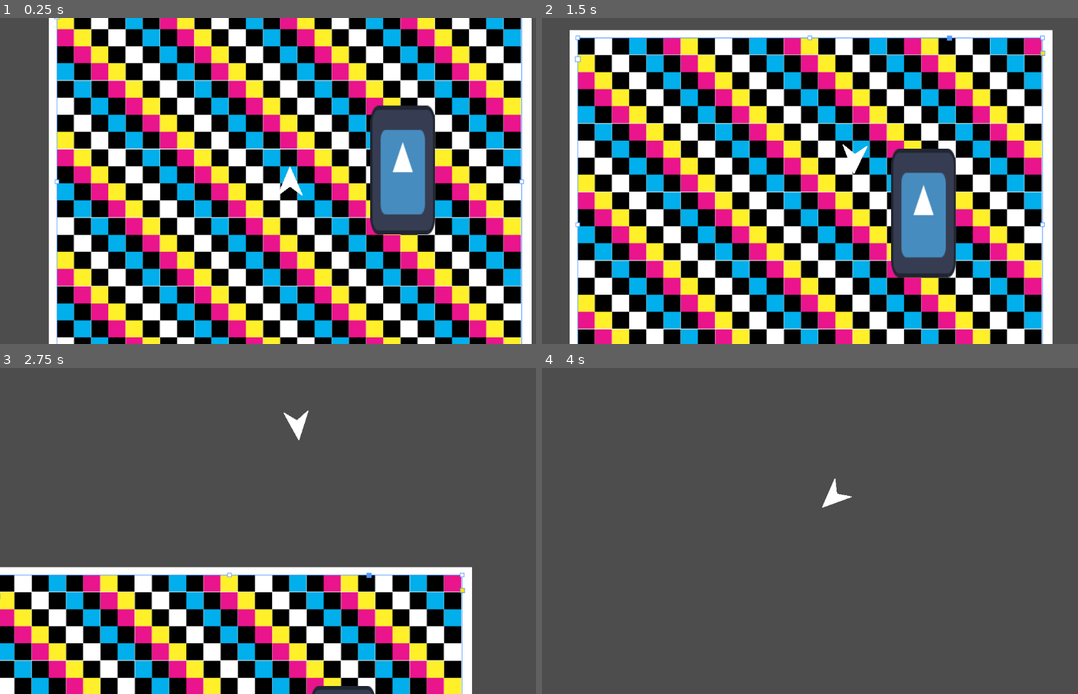
Above: before the commit, frames 1-4 (two rows, left to right).
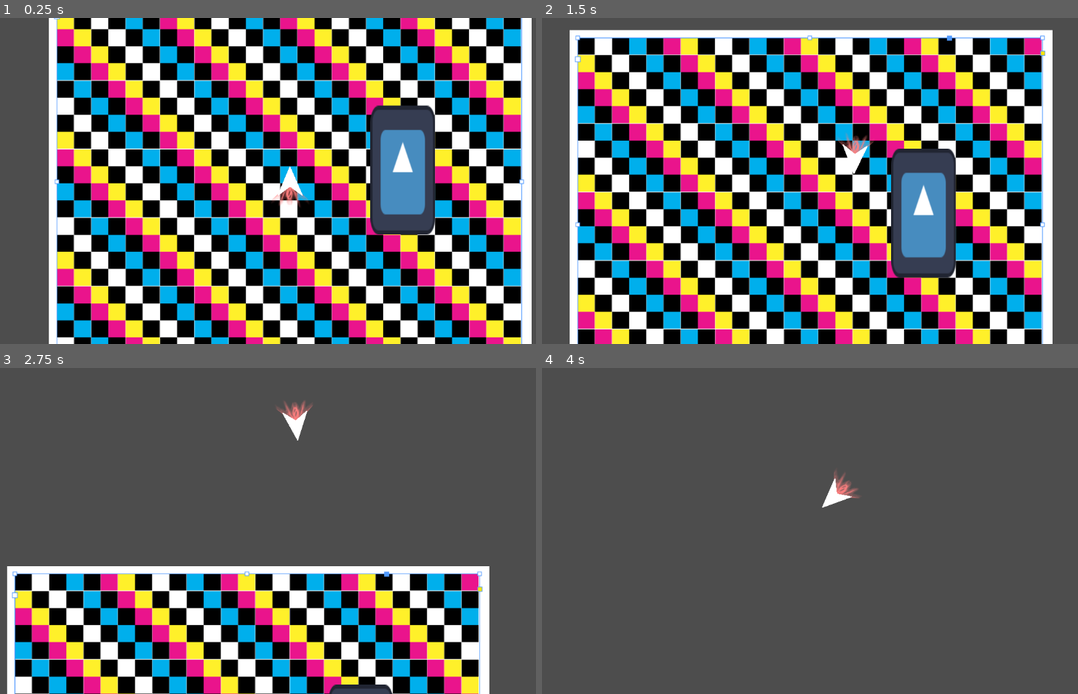
Above: after the commit, the same moments.

Repository: ParadoxArcher/Angle_Advantage
Game: Godot game, scene res://Scenes/GameScene.tscn
Two runs of this game, one before a commit and one after it. Both use one fixed random seed, a clock stepped at 60 frames per second and the inputs below. The engine's default icon, where the game draws it, is replaced by a stand-in: a white triangle on a blue panel in a dark square.
Inputs:
- Up to frame 1 (0.25 s): no input
- Up to frame 2 (1.5 s): tap Enter at 0.5 s; hold D (RotateRight) 0.53-1.28 s; hold W (Boost) 0.53-1.28 s; hold S (Back) from 1.28 s (still down); tap W (Boost) at 1.35 s
- Up to frame 3 (2.75 s): release S (Back) at 2.03 s; hold D (RotateRight) from 2.03 s (still down); hold W (Boost) from 2.03 s (still down); tap Space (Dodge) at 2.1 s
- Up to frame 4 (4 s): release W (Boost) at 2.78 s; tap W (Boost) at 2.85 s; release D (RotateRight) at 3.53 s; hold A (RotateLeft) from 3.53 s (still down); hold W (Boost) from 3.53 s (still down)

The runs differ from the first frame. In frame 1, 0.2% of the frame differs, in the area x 50-58%, y 51-59%; in frame 2, 0.2%; in frame 3, 34%, in the area x 0-92%, y 10-100%; in frame 4, 0.2%.

Commit message:
vault backup: 2025-01-18 10:25:43

Diff:
--- a/zProject Files/Godot/Scenes/BoostColorVFX.gdshader
+++ b/zProject Files/Godot/Scenes/BoostColorVFX.gdshader
@@ -1,11 +1,12 @@
 shader_type canvas_item;
 
-void vertex() {
-	// Called for every vertex the material is visible on.
-}
+uniform vec4 color : source_color;
+uniform float flashState : hint_range(0, 1, .05) = .5;
 
 void fragment() {
-	// Called for every pixel the material is visible on.
+	vec4 pixelColor = texture(TEXTURE, UV);
+	COLOR =  mix(pixelColor, color, flashState);
+	COLOR.a *= pixelColor.a;
 }
 
 //void light() {
--- a/zProject Files/Godot/Scenes/Player.tscn
+++ b/zProject Files/Godot/Scenes/Player.tscn
@@ -6,10 +6,17 @@
 [ext_resource type="Texture2D" uid="uid://dvkmtnxqu82d3" path="res://Assets/Red Arrow.png" id="5_a1lun"]
 [ext_resource type="Texture2D" uid="uid://bw0kkepdb55nf" path="res://Assets/Yellow Arrow.png" id="5_o2ksf"]
 [ext_resource type="Texture2D" uid="uid://caa4c2i0dp1bm" path="res://Assets/Boost Particle.png" id="6_q13sk"]
+[ext_resource type="Shader" path="res://Scenes/BoostColorVFX.gdshader" id="7_n30hr"]
+[ext_resource type="Texture2D" uid="uid://sqqd82tdoi6m" path="res://Assets/Boost Color.png" id="8_2u4cg"]
 
 [sub_resource type="Curve" id="Curve_pdw1p"]
 _data = [Vector2(0, 0), 0.0, 0.0, 0, 0, Vector2(0.011236, 1), 0.0, 0.0, 0, 0, Vector2(0.0393258, 1), 0.0, 0.0, 0, 0, Vector2(0.0561798, 0), 0.0, 0.0, 0, 0]
 point_count = 4
+
+[sub_resource type="ShaderMaterial" id="ShaderMaterial_85f1s"]
+shader = ExtResource("7_n30hr")
+shader_parameter/color = Color(1, 0, 0, 1)
+shader_parameter/flashState = 0.5
 
 [node name="Player" type="CharacterBody2D"]
 z_index = 10
@@ -17,9 +24,9 @@
 script = ExtResource("1_g1qce")
 
 [node name="CollisionPolygon2D" type="CollisionPolygon2D" parent="."]
-polygon = PackedVector2Array(55, 0.000199099, -30.0001, 36.9999, -29.9999, -36.0001)
+polygon = PackedVector2Array(50, 0, -50, 40, -50, -40)
 
-[node name="Sprite2D" type="Sprite2D" parent="."]
+[node name="PlayerAvatar" type="Sprite2D" parent="."]
 scale = Vector2(0.15, 0.15)
 texture = ExtResource("2_u7ctg")
 
@@ -72,3 +79,12 @@
 color = Color(0.677487, 0, 1, 1)
 hue_variation_min = -0.5
 hue_variation_max = 0.5
+
+[node name="BoostColorVFX" type="Sprite2D" parent="."]
+modulate = Color(1, 0, 1, 1)
+z_index = -1
+material = SubResource("ShaderMaterial_85f1s")
+position = Vector2(-67, 0.999758)
+rotation = 1.5708
+scale = Vector2(0.75, 0.75)
+texture = ExtResource("8_2u4cg")
Not shown: 1 places in zProject Files/Godot/Scenes/Player.tscn that only renumber resources
Not shown, changed: .obsidian/workspace.json
Not shown, changed: DevNotes/ToDoList.md
